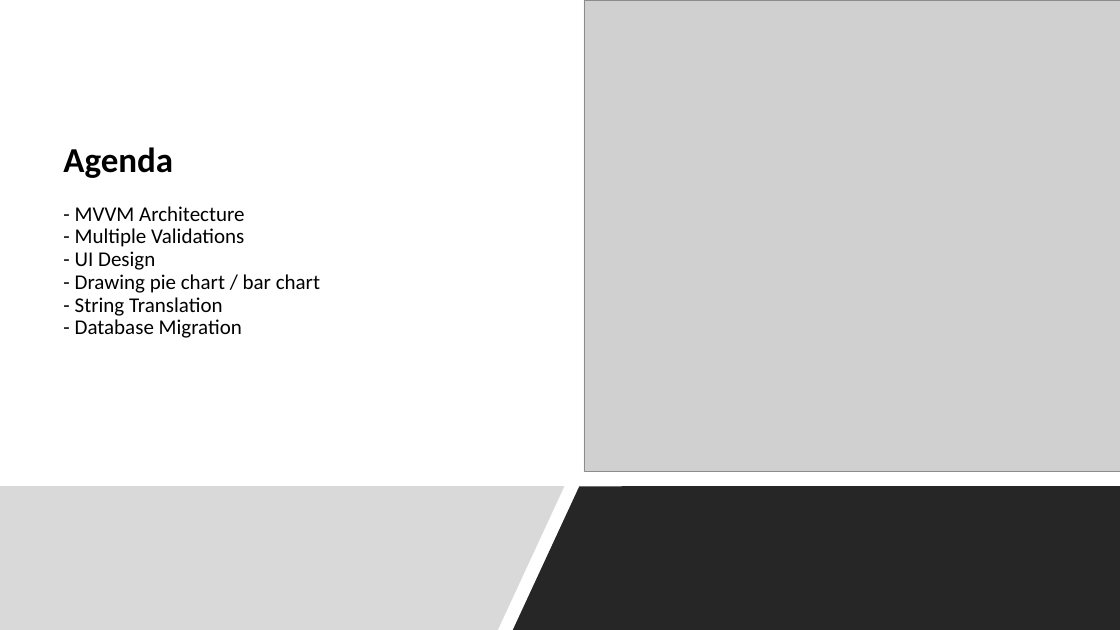
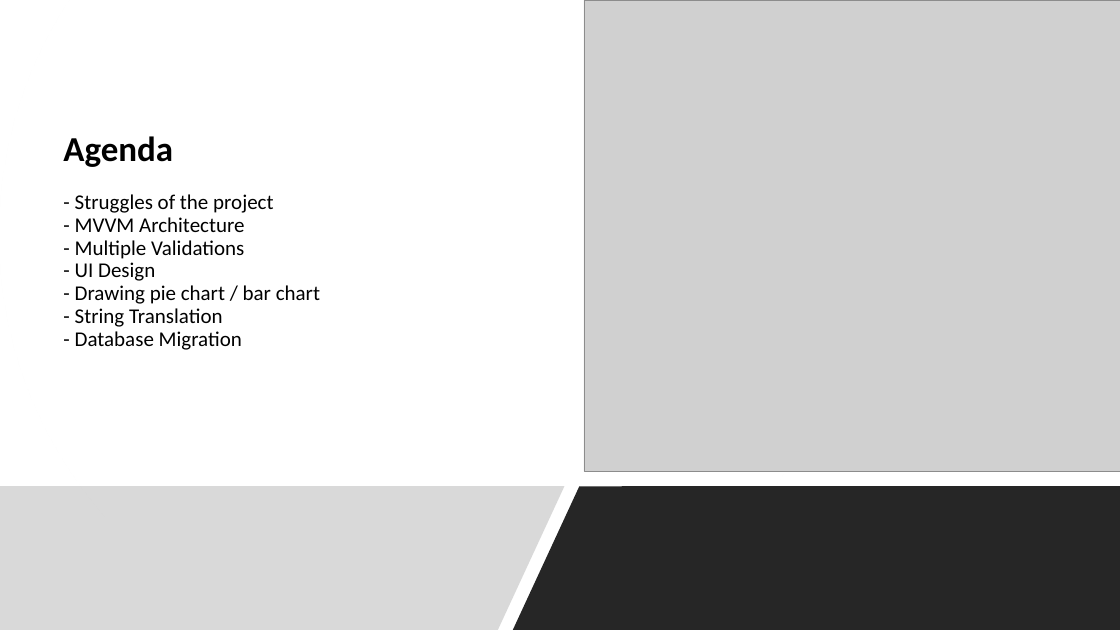
Before and after one commit to philiphyw/IPD24LanguageSchool, a slide deck: slide 2 of doc/YZY Language School Final Report.pptx. Drawn at 1120x630 pixels with LibreOffice and Linux fonts; fonts in the diff are those of the drawing; grey boxes stand for pictures. Boxes give left, top, right and bottom in pixels: in the first picture for what was removed or moved away, otherwise in the second. Text is boxed around its words. In the diff, an @@ line names an element or a change of style, - is before the commit and + after.

Commit message:
ppt - team struggles

```diff
--- a/doc/YZY Language School Final Report.pptx
+++ b/doc/YZY Language School Final Report.pptx
@@ title at (x1=63, y1=136, x2=320, y2=350): text changed @@
-Agenda
-- MVVM Architecture
-- Multiple Validations
-- UI Design
-- Drawing pie chart / bar chart
-- String Translation
-- Database Migration
+Agenda
+- Struggles of the project
+- MVVM Architecture
+- Multiple Validations
+- UI Design
+- Drawing pie chart / bar chart
+- String Translation
+- Database Migration
```
Also in this commit, not shown: 1 other slide changed, 1 slide added.
